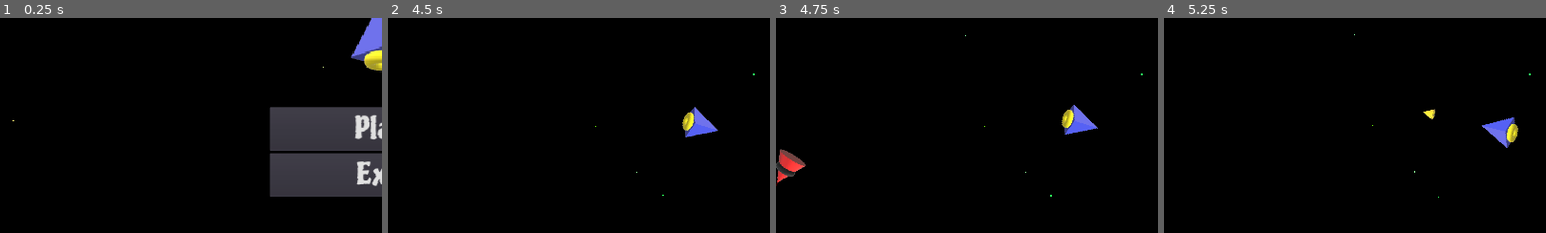
Above: before the commit, frames 1-4 (left to right).
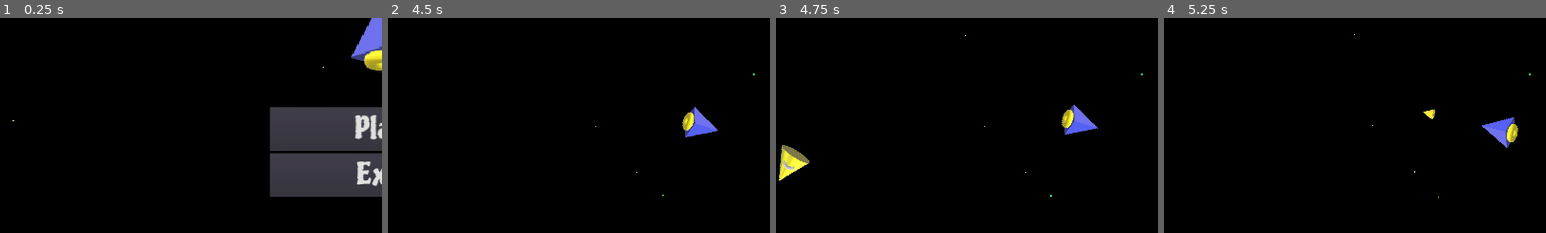
Above: after the commit, the same moments.

Repository: ufrshubham/OneClickRumble
Game: Godot game, scene res://scenes/MainMenu.tscn
Two runs of this game, one before a commit and one after it. Both use one fixed random seed, a clock stepped at 60 frames per second and the inputs below.
Inputs (mouse positions are % of the whole screen's width and height, from its top left):
- Up to frame 1 (0.25 s): no input
- Up to frame 2 (4.5 s): click "Play" at 0.5 s; tap Enter at 1.25 s; move the mouse to (72, 45) at 1.27 s; press the mouse at (72, 45) at 1.28 s; move the mouse to (30, 55) at 2.02 s; release the mouse at (30, 55) at 2.03 s; click (30, 55) at 2.1 s; move the mouse to (60, 28) at 2.77 s; press the mouse at (60, 28) at 2.78 s; move the mouse to (45, 70) at 3.52 s; release the mouse at (45, 70) at 3.53 s; click (45, 70) at 3.6 s; move the mouse to (80, 65) at 4.27 s; press the mouse at (80, 65) at 4.28 s
- Up to frame 3 (4.75 s): no input
- Up to frame 4 (5.25 s): move the mouse to (20, 35) at 5.02 s; release the mouse at (20, 35) at 5.03 s; click (20, 35) at 5.1 s
The pictures show only the part of the screen within x 0-50%, y 19-69%; the shares and areas given below are measured in that part.

Frames 1-2 are identical in both runs. In frame 3, 0.9% of the frame differs, in the area x 0-9%, y 59-79%; in frame 4, nothing differs.

Commit message:
PowerUp : Health

Diff:
--- a/project.godot
+++ b/project.godot
@@ -68,11 +68,12 @@
 [layer_names]
 
 2d_physics/layer_1="Player"
-2d_physics/layer_2="Projectiles"
+2d_physics/layer_2="PlayerProjectiles"
 2d_physics/layer_3="Enemies"
 2d_physics/layer_4="Boundaries"
 2d_physics/layer_5="Scanners"
 2d_physics/layer_6="EnemyProjectiles"
+2d_physics/layer_7="PowerUps"
 
 [rendering]
 
--- a/scenes/EnemyLevel1.tscn
+++ b/scenes/EnemyLevel1.tscn
@@ -1,7 +1,7 @@
 [gd_scene load_steps=5 format=2]
 
 [ext_resource path="res://assets/EnemyYellow.png" type="Texture" id=1]
-[ext_resource path="res://scripts/Emeny.gd" type="Script" id=2]
+[ext_resource path="res://scripts/EnemyLevel1.gd" type="Script" id=2]
 
 [sub_resource type="RectangleShape2D" id=1]
 extents = Vector2( 15.4621, 13.9772 )
--- a/scenes/EnemyLevel2.tscn
+++ b/scenes/EnemyLevel2.tscn
@@ -42,7 +42,7 @@
 shape = SubResource( 3 )
 
 [node name="Sprite" type="Sprite" parent="Scanner"]
-modulate = Color( 1, 1, 1, 0.196078 )
+modulate = Color( 1, 1, 1, 0.156863 )
 position = Vector2( 274.608, 0.427738 )
 scale = Vector2( 5, 1 )
 texture = ExtResource( 3 )
--- a/scenes/EnemyMissile.tscn
+++ b/scenes/EnemyMissile.tscn
@@ -1,13 +1,13 @@
 [gd_scene load_steps=4 format=2]
 
-[ext_resource path="res://assets/NormalMissile.png" type="Texture" id=1]
+[ext_resource path="res://assets/EnemyProjectile.png" type="Texture" id=1]
 [ext_resource path="res://scripts/Missile.gd" type="Script" id=2]
 
-[sub_resource type="RectangleShape2D" id=1]
-extents = Vector2( 9.07157, 6.19404 )
+[sub_resource type="CircleShape2D" id=1]
+radius = 8.94346
 
 [node name="EnemyMissile" type="KinematicBody2D"]
-collision_layer = 16
+collision_layer = 32
 script = ExtResource( 2 )
 
 [node name="Sprite" type="Sprite" parent="."]
--- /dev/null
+++ b/scenes/Health.tscn
@@ -0,0 +1,33 @@
+[gd_scene load_steps=9 format=2]
+
+[ext_resource path="res://assets/1Up_5.png" type="Texture" id=1]
+[ext_resource path="res://assets/1Up_4.png" type="Texture" id=2]
+[ext_resource path="res://assets/1Up_1.png" type="Texture" id=3]
+[ext_resource path="res://assets/1Up_2.png" type="Texture" id=4]
+[ext_resource path="res://assets/1Up_3.png" type="Texture" id=5]
+[ext_resource path="res://scripts/Health.gd" type="Script" id=6]
+
+[sub_resource type="SpriteFrames" id=1]
+animations = [ {
+"frames": [ ExtResource( 3 ), ExtResource( 4 ), ExtResource( 5 ), ExtResource( 2 ), ExtResource( 1 ) ],
+"loop": true,
+"name": "Rotation",
+"speed": 10.0
+} ]
+
+[sub_resource type="CircleShape2D" id=2]
+radius = 28.4291
+
+[node name="Health" type="AnimatedSprite"]
+frames = SubResource( 1 )
+animation = "Rotation"
+frame = 2
+playing = true
+script = ExtResource( 6 )
+
+[node name="Area2D" type="Area2D" parent="."]
+collision_layer = 64
+
+[node name="CollisionShape2D" type="CollisionShape2D" parent="Area2D"]
+shape = SubResource( 2 )
+[connection signal="body_entered" from="Area2D" to="." method="_on_Area2D_body_entered"]
--- a/scenes/Player.tscn
+++ b/scenes/Player.tscn
@@ -1,14 +1,18 @@
-[gd_scene load_steps=4 format=2]
+[gd_scene load_steps=5 format=2]
 
 [ext_resource path="res://assets/PlayerCraft.png" type="Texture" id=1]
 [ext_resource path="res://scripts/Player.gd" type="Script" id=2]
 
 [sub_resource type="CapsuleShape2D" id=1]
-radius = 23.121
-height = 10.7829
+radius = 18.3188
+height = 3.29503
+
+[sub_resource type="CapsuleShape2D" id=2]
+radius = 23.8015
+height = 7.78635
 
 [node name="Player" type="KinematicBody2D"]
-collision_mask = 4
+collision_mask = 124
 script = ExtResource( 2 )
 
 [node name="Sprite" type="Sprite" parent="."]
@@ -19,3 +23,12 @@
 position = Vector2( -0.854607, 0.488346 )
 rotation = 1.5708
 shape = SubResource( 1 )
+
+[node name="Area2D" type="Area2D" parent="."]
+collision_layer = 0
+collision_mask = 32
+
+[node name="CollisionShape2D" type="CollisionShape2D" parent="Area2D"]
+rotation = 1.5708
+shape = SubResource( 2 )
+[connection signal="body_entered" from="Area2D" to="." method="_on_Area2D_body_entered"]
--- a/scenes/Space.tscn
+++ b/scenes/Space.tscn
@@ -5,7 +5,7 @@
 [ext_resource path="res://assets/PlayerCraft.png" type="Texture" id=3]
 [ext_resource path="res://res/Piedra-Regular.tres" type="DynamicFont" id=4]
 [ext_resource path="res://scripts/Score.gd" type="Script" id=5]
-[ext_resource path="res://scripts/Health.gd" type="Script" id=6]
+[ext_resource path="res://scripts/HealthHud.gd" type="Script" id=6]
 
 [sub_resource type="SegmentShape2D" id=1]
 b = Vector2( 1280, 0 )
@@ -154,5 +154,10 @@
 custom_fonts/font = ExtResource( 4 )
 custom_colors/font_color = Color( 0.552941, 0.501961, 0.501961, 1 )
 text = "Score : 0"
+
+[node name="PowerTimer" type="Timer" parent="."]
+wait_time = 5.0
+autostart = true
 [connection signal="timeout" from="Timer" to="." method="_on_Timer_timeout"]
 [connection signal="body_entered" from="Boundaries" to="." method="_on_Boundaries_body_entered"]
+[connection signal="timeout" from="PowerTimer" to="." method="_on_PowerTimer_timeout"]
--- a/scripts/Emeny.gd
+++ b/scripts/Emeny.gd
@@ -1,35 +1,40 @@
 extends KinematicBody2D
 
-var level = 1
-var velocity = Vector2(50, 0)
+var enemy_velocity: Vector2 = Vector2(50, 0)
+
+# Override this method to setup initial state of this enemy.
+# Most probably you would want to setup the velocity of enemy in this method.
+func _on_enemy_ready():
+	pass
+
+# Override this method to perform custom operations per tick.
+func _custom_process(_delta):
+	pass
+
+# Override this method to handle collision with projectiles fired by player.
+# Do not try to free this enemy or projectile in this method. It will be
+# taken care of in base class.
+func _on_projectile_collision(_projectile):
+	pass
 
 func _ready():
-	velocity = velocity.rotated(get_rotation())
+	_on_enemy_ready()
+	enemy_velocity = enemy_velocity.rotated(get_rotation())
 
 func _process(delta):
 	# warning-ignore:return_value_discarded
-	move_and_collide(velocity * delta)
-	_custom_process()
-
-func _custom_process():
-	pass
+	move_and_collide(enemy_velocity * delta)
+	_custom_process(delta)
 
 func _on_Area2D_body_entered(body):
 	if body.is_in_group('Player'):
 		_handle_player_collision(body)
 	elif body.is_in_group("Projectiles"):
-		_handle_projectile_collision(body)
+		_on_projectile_collision(body)
+		body.queue_free()
+		queue_free()
 
 func _handle_player_collision(player):
-	GlobalData.player_lives_delete_list.append(GlobalData.player_lives)
-	GlobalData.player_lives -= 1
+	GlobalData.reduce_player_life()
 	player.push(-800)
 	queue_free()
-
-func _handle_projectile_collision(projectile):
-	if level == 1:
-		GlobalData.player_score += 10
-	elif level == 2:
-		GlobalData.player_score += 20
-	projectile.queue_free()
-	queue_free()
--- /dev/null
+++ b/scripts/EnemyLevel1.gd
@@ -0,0 +1,7 @@
+extends "res://scripts/Emeny.gd"
+
+func _on_enemy_ready():
+	self.enemy_velocity = Vector2(50, 0)
+
+func _on_projectile_collision(_projectile):
+	GlobalData.player_score += 10
--- a/scripts/EnemyLevel2.gd
+++ b/scripts/EnemyLevel2.gd
@@ -2,13 +2,8 @@
 
 var missile = preload("res://scenes/EnemyMissile.tscn")
 
-func _ready():
-	level = 2
-	velocity = Vector2(80, 0)
-	velocity = velocity.rotated(get_rotation())
-
-func _custom_process():
-	pass
+func _on_enemy_ready():
+	self.enemy_velocity = Vector2(120, 0)
 
 func _on_Scanner_body_entered(body):
 	if body.is_in_group("Player"):
@@ -18,5 +13,14 @@
 	var new_missile = missile.instance()
 	new_missile.transform = Transform2D(get_global_rotation(), get_position())
 	new_missile.velocity = Vector2(800, 0)
-	new_missile.add_to_group("Projectiles")
-	get_tree().get_current_scene().add_child(new_missile)
+	new_missile.add_to_group("EnemyProjectiles")
+
+	# Apparently you cannot add new Area nodes while on_entered() is being processed
+	# for another Area node. Not yet sure what call_deferred() exactly does,
+	# but looking at the method description and the problem, it seems that
+	# it basically triggers the given method with given parameters after
+	# the on_entered() signal completes.
+	get_tree().get_current_scene().call_deferred("add_child", new_missile)
+
+func _on_projectile_collision(_projectile):
+	GlobalData.player_score += 20
--- a/scripts/GlobalData.gd
+++ b/scripts/GlobalData.gd
@@ -2,10 +2,23 @@
 
 var player_lives = 5
 var player_score = 0
-var player_lives_delete_list = []
-var player_level = 1
-var player_pos = Vector2.ZERO
-var enemy_types = [
+var player_lives_delete_list:Array = []
+var player_lives_add_list:Array=[]
+var player_level = 0
+var allow_health_up:bool = false
+var current_power
+var enemy_types:Array = [
 	preload("res://scenes/EnemyLevel1.tscn"),
 	preload("res://scenes/EnemyLevel2.tscn")
 ]
+var power_ups:Array = [
+	preload("res://scenes/Health.tscn")
+]
+
+func reduce_player_life():
+	self.player_lives_delete_list.append(self.player_lives)
+	self.player_lives -= 1
+
+func increase_player_life():
+	self.player_lives += 1
+	self.player_lives_add_list.append(self.player_lives)
--- a/scripts/Health.gd
+++ b/scripts/Health.gd
@@ -1,8 +1,7 @@
-extends HBoxContainer
+extends AnimatedSprite
 
-func _process(_delta):
-	for i in GlobalData.player_lives_delete_list:
-		var health_node = get_node("Sprite%d" % i)
-		if health_node:
-			health_node.queue_free()
-	GlobalData.player_lives_delete_list = []
+func _on_Area2D_body_entered(body):
+	if body.is_in_group("Player"):
+		if GlobalData.player_lives < 5:
+			GlobalData.increase_player_life()
+			queue_free()
--- /dev/null
+++ b/scripts/HealthHud.gd
@@ -0,0 +1,13 @@
+extends HBoxContainer
+
+func _process(_delta):
+	for i in GlobalData.player_lives_delete_list:
+		var health_node = get_node("Sprite%d" % i)
+		if health_node:
+			health_node.set_visible(false)
+	for i in GlobalData.player_lives_add_list:
+		var health_node = get_node("Sprite%d" % i)
+		if health_node:
+			health_node.set_visible(true)
+	GlobalData.player_lives_delete_list.clear()
+	GlobalData.player_lives_add_list.clear()
--- a/scripts/Player.gd
+++ b/scripts/Player.gd
@@ -1,7 +1,7 @@
 extends KinematicBody2D
 
-var speed = 0
-var velocity = Vector2.ZERO
+var speed : int = 0
+var velocity : Vector2 = Vector2.ZERO
 
 func _process(_delta):
 	var mouse_pos = get_global_mouse_position()
@@ -20,3 +20,8 @@
 
 func push(power:int):
 	speed = power
+
+func _on_Area2D_body_entered(body):
+	if body.is_in_group("EnemyProjectiles"):
+		GlobalData.reduce_player_life()
+		body.queue_free()
--- a/scripts/Space.gd
+++ b/scripts/Space.gd
@@ -1,12 +1,12 @@
 extends Node2D
 
-var missile = preload("res://scenes/Missile.tscn")
+var missile = preload("res://scenes/NormalMissile.tscn")
+var health_up = preload("res://scenes/Health.tscn")
 onready var window_dim = get_viewport_rect().size
 
 func _ready():
 	# This will ensure that player gets placed at the center of screen.
 	get_node("Player").set_position(window_dim/2)
-	GlobalData.player_pos = get_node("Player").get_position()
 
 func _input(event):
 	if event.is_action_pressed("Fire"):
@@ -15,7 +15,6 @@
 		get_node("Player").push(500)
 
 func _process(_delta):
-	GlobalData.player_pos = get_node("Player").get_position()
 	if GlobalData.player_lives <= 0:
 		pass
 		#print('Player is dead')
@@ -23,6 +22,8 @@
 		#GlobalData.player_level = 2
 	if GlobalData.player_score > 100:
 		GlobalData.player_level = 1
+	if  GlobalData.player_score > 150:
+		GlobalData.allow_health_up = true
 
 func _generate_missile():
 	var new_missile = missile.instance()
@@ -62,3 +63,17 @@
 		body.queue_free()
 	elif body.is_in_group("Player"):
 		body.push(-800)
+
+
+func _on_PowerTimer_timeout():
+	if GlobalData.allow_health_up:
+		if  is_instance_valid(GlobalData.current_power):
+			GlobalData.current_power.queue_free()
+		var index = randi() % (GlobalData.power_ups.size())
+		GlobalData.current_power = GlobalData.power_ups[index].instance()
+		var random_pos = Vector2.ZERO
+		random_pos.x = randi() % int(window_dim.x)
+		random_pos.y = randi() % int(window_dim.y)
+
+		GlobalData.current_power.set_position(random_pos)
+		add_child(GlobalData.current_power)
Binary file added: assets/1Up_1.png
Binary file added: assets/1Up_2.png
Binary file added: assets/1Up_3.png
Binary file added: assets/1Up_4.png
Binary file added: assets/1Up_5.png
Binary file added: assets/EnemyProjectile.png
Renamed: scenes/Missile.tscn -> scenes/NormalMissile.tscn
